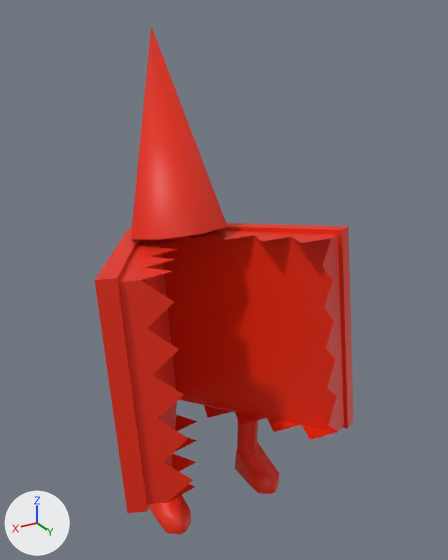
The glTF model scenes/enemies/book_gnome/assets/mesh/sk_book_gnome_001.glb: old version first, new version second.
One viewpoint serves both versions: a camera (50 mm lens) standing at (0.755, 1.379, 1.368) and looking at (-0.065, 0.012, 0.684). Every picture has the same lights, and +X, +Y and +Z are marked at lower left. The picture after the commit comes second.

In view in the first picture: 'book_gnome_mesh.001'.
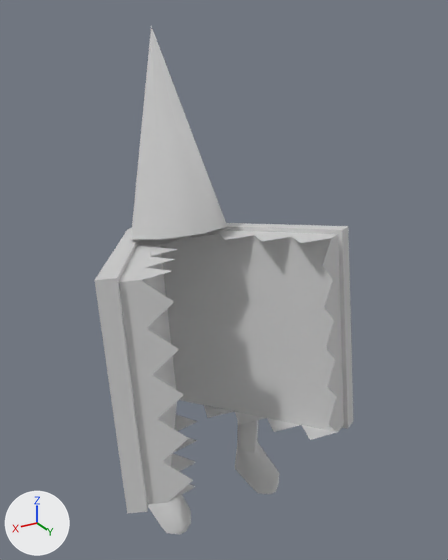
Where the change shows, as pixel boxes (x1, y1, x2, y2) in the pictures (448 x 560 px):
'book_gnome_mesh.001', surface changed (lighter)
    both: (95, 26, 353, 535)

The change, as a list of edits to the scene's bpy script:
```text
Change mat_book_gnome_material_001:
    where n0 = _N.new('ShaderNodeBsdfPrincipled'); n0.name = 'Principled BSDF'
    add n0.inputs[1].default_value = 1.0  # 'Metallic'
    add n0.inputs[2].default_value = 1.0  # 'Roughness'
    where n2 = _N.new('ShaderNodeMix'); n2.name = 'Mix'
    n2.inputs[7].default_value: (0.801, 0.0192, 0.0, 1.0) -> (0.8, 0.8, 0.8, 1.0)  # 'B', red #e72600 -> 'B', white #e7e7e7
```
